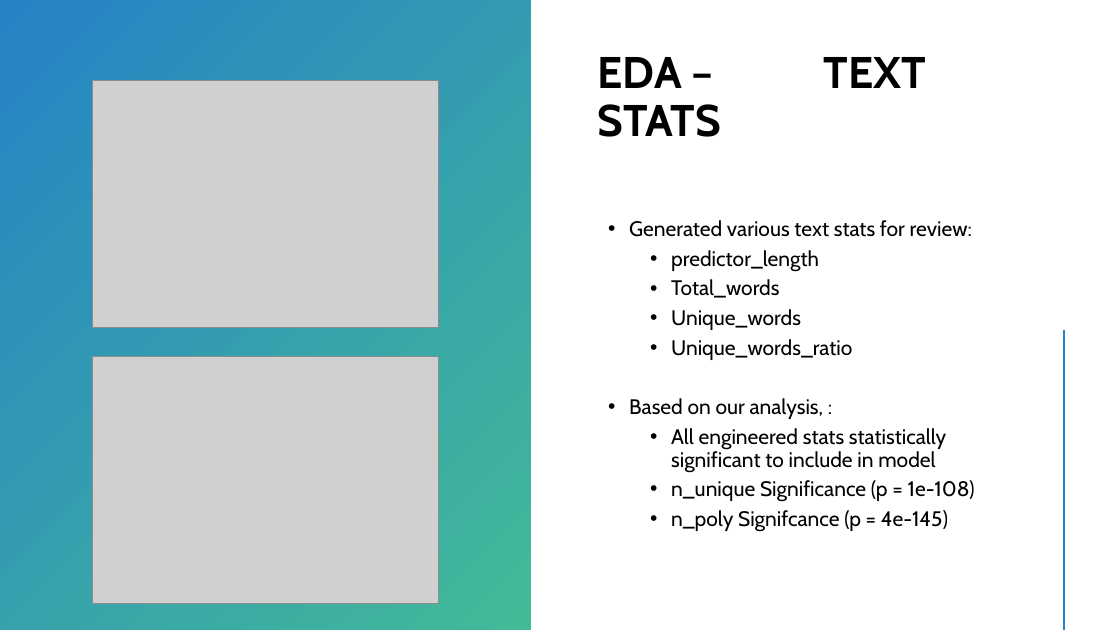
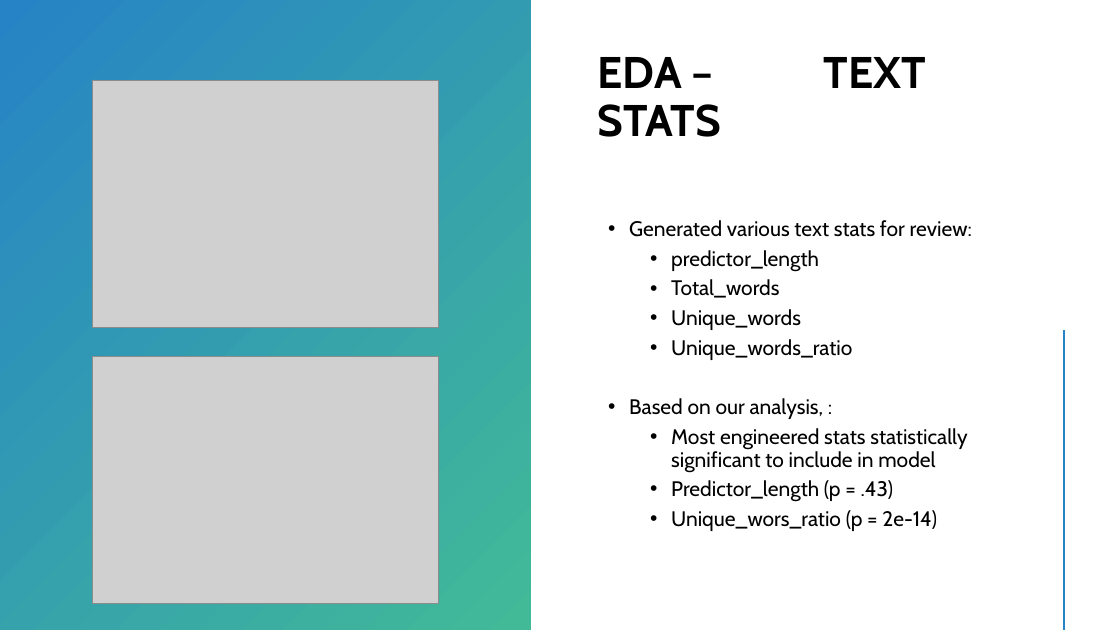
Before and after one commit to man-of-moose/masters_607, a slide deck: slide 7 of projects/final_project/final_presentation.pptx. Drawn at 1120x630 pixels with LibreOffice and Linux fonts; fonts in the diff are those of the drawing; grey boxes stand for pictures. Boxes give left, top, right and bottom in pixels: in the first picture for what was removed or moved away, otherwise in the second. Text is boxed around its words. In the diff, an @@ line names an element or a change of style, - is before the commit and + after.

```diff
--- a/projects/final_project/final_presentation.pptx
+++ b/projects/final_project/final_presentation.pptx
@@ text at bbox=[671, 428, 967, 531]: text changed @@
-  • All engineered stats statistically significant to include in model
-  • n_unique Significance (p = 1e-108)
-  • n_poly Signifcance (p = 4e-145)
+  • Most engineered stats statistically significant to include in model
+  • Predictor_length (p = .43)
+  • Unique_wors_ratio (p = 2e-14)
```
Also in this commit, not shown: 4 other slides changed, 19 other files.
